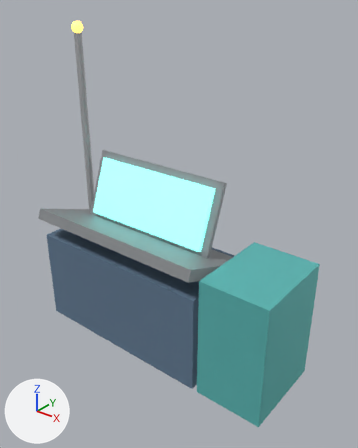
A saved change to the glTF model assets/rocket/models/control-terminal.glb.
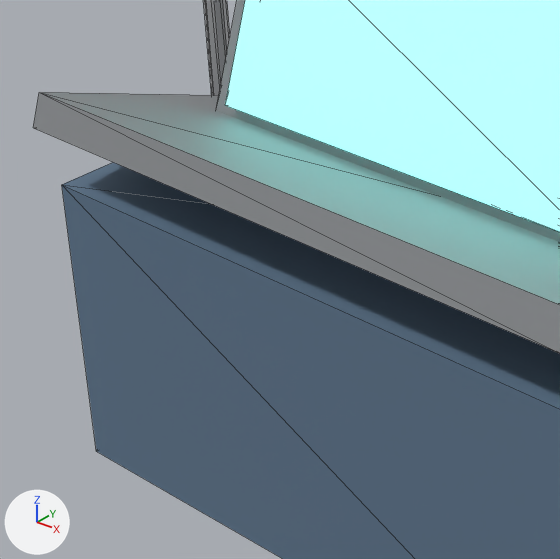
There are two pictures of each version: one whole from a camera (50 mm lens) standing at (2.81, -2.97, 3.11) and looking at (0.3, 0.17, 1.17), one close up on the part from 8% to 53% of the width and 41% to 76% of the height. The axes (+X, +Y, +Z) are drawn at lower left. The lights are the same throughout. The older version's two pictures come first. The close-ups show mesh edges as thin lines. Where no turn or scale is listed for an object, it has been applied to the vertices.

Names of what the first close-up shows: 'Base', 'Desk', 'Mast', 'Screen', 'ScreenFrame'.
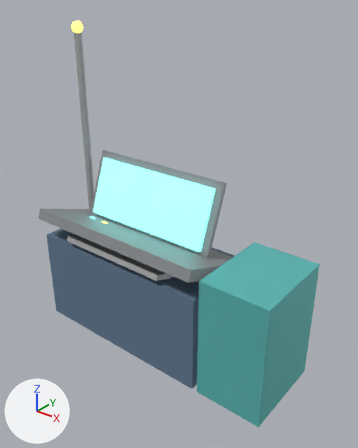
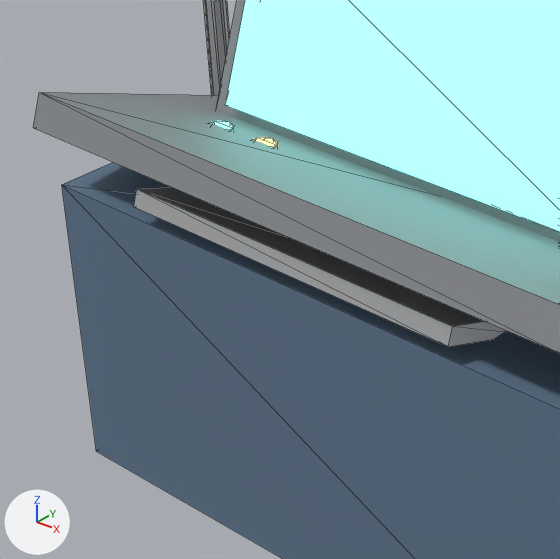
Boxes (x1, y1, x2, y2) around the edits, measured in the close-ups (560 x 559 px):
'Keyboard', added: after (134, 187, 506, 347)
'BtnAmber', added (mostly hidden): after (254, 137, 278, 147)
'BtnTeal', added (mostly hidden): after (211, 121, 234, 131)

The change, as a list of edits to the scene's bpy script:
```text
Add me_cone_029:
    me_cone_029.from_pydata(...)  # a 12-sided cylinder along z spanning x -0.045..0.045, y -0.045..0.045, z -0.015..0.015
    me_cone_029.materials.append(mat_glowamber)  # beige #f3ce7c, glowing orange #ffce6c
Add me_cone_028:
    me_cone_028.from_pydata(...)  # a 12-sided cylinder along z spanning x -0.045..0.045, y -0.045..0.045, z -0.015..0.015
    me_cone_028.materials.append(mat_screenglow)  # cyan #a0ede7, glowing cyan #82fff2
Add me_cube_147:
    me_cube_147.from_pydata([(-0.55, -0.149, 0.028), (-0.55, -0.132, 0.075), (-0.55, 0.132, -0.075), (-0.55, 0.149, -0.028), (0.55, -0.149, 0.028), (0.55, -0.132, 0.075), (0.55, 0.132, -0.075), (0.55, 0.149, -0.028)], [], [(0, 1, 3), (0, 3, 2), (2, 3, 7), (2, 7, 6), (6, 7, 5), (6, 5, 4), (4, 5, 1), (4, 1, 0), (2, 6, 4), (2, 4, 0), (7, 3, 1), (7, 1, 5)])
    me_cube_147.materials.append(mat_metal)  # light grey #c2c4c6
Add ob_btnamber:
    ob_btnamber = bpy.data.objects.new('BtnAmber', me_cone_029)
    ob_btnamber.location = (-0.38, -0.12, 1.06)
Add ob_btnteal:
    ob_btnteal = bpy.data.objects.new('BtnTeal', me_cone_028)
    ob_btnteal.location = (-0.55, -0.12, 1.06)
Add ob_keyboard:
    ob_keyboard = bpy.data.objects.new('Keyboard', me_cube_147)
    ob_keyboard.location = (0.0, -0.28, 0.93)
```
